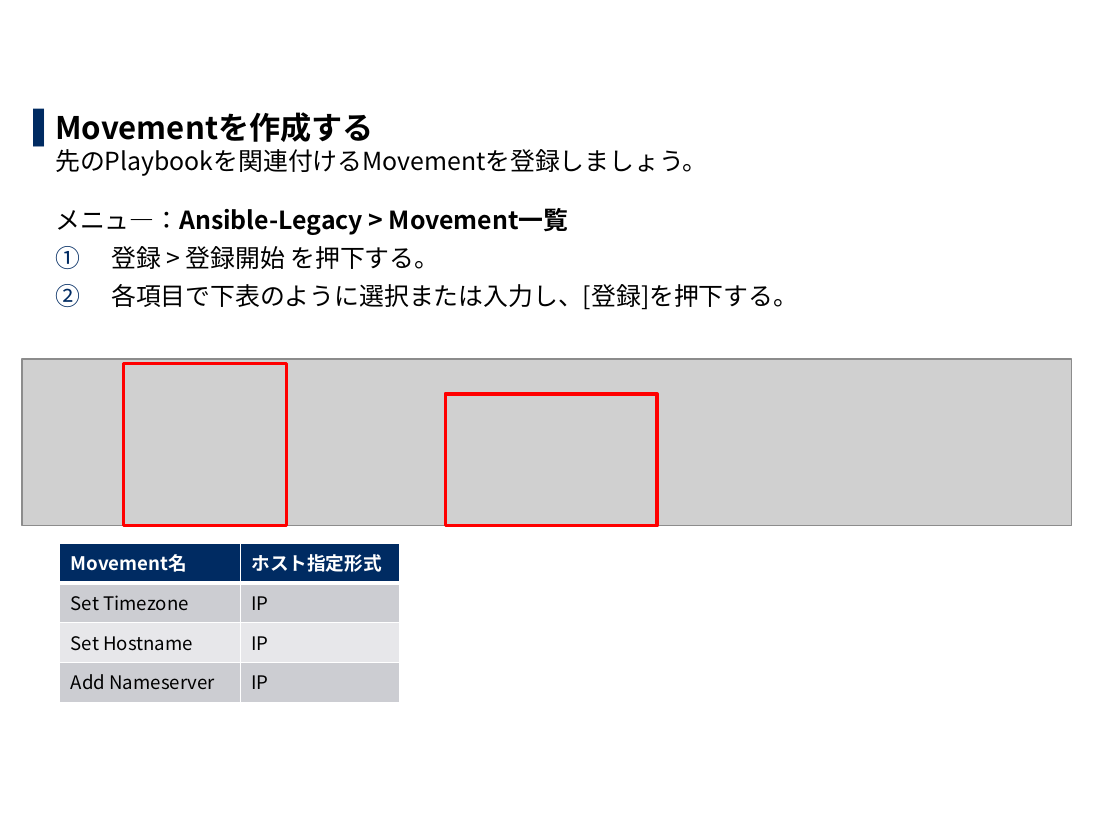
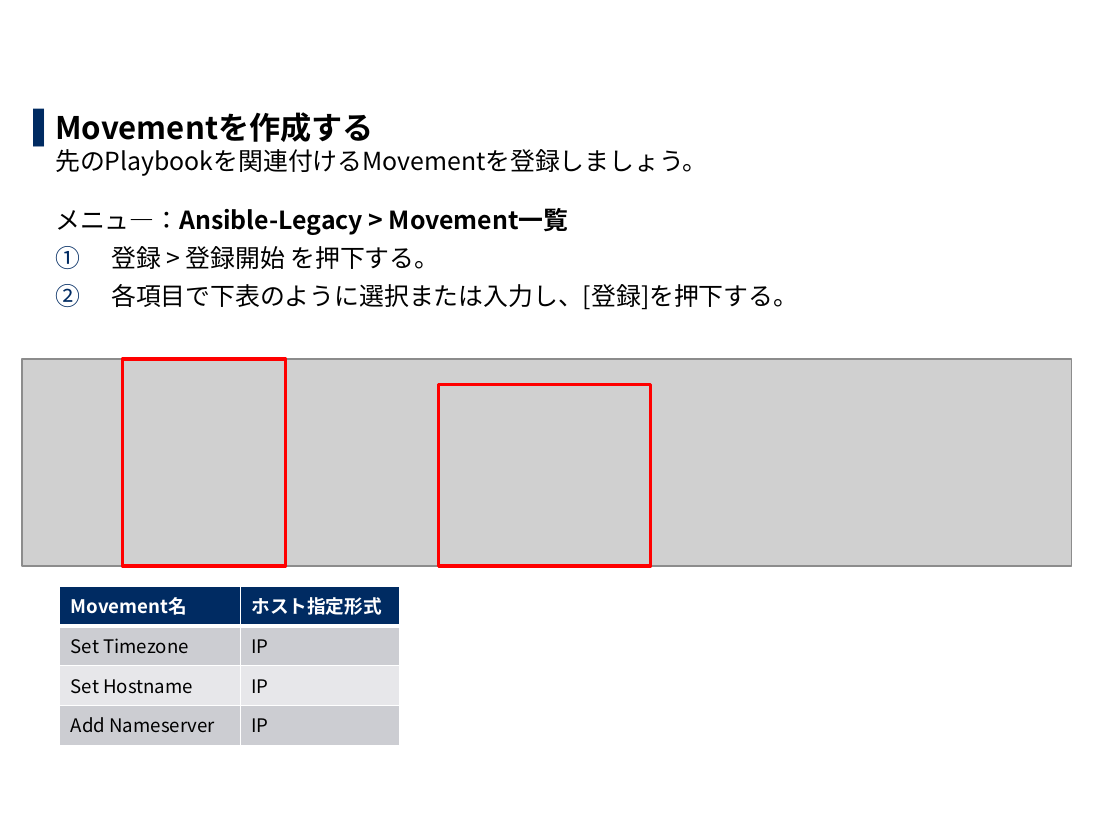
Before and after one commit to exastro-suite/it-automation-docs, a slide deck: slide 13 of asset/Learn_ja/ITA-hg-ps_practice_ja.pptx. Drawn at 1120x840 pixels with LibreOffice and Linux fonts; fonts in the diff are those of the drawing; grey boxes stand for pictures; background and template pictures are left out. Boxes give left, top, right and bottom in pixels: in the first picture for what was removed or moved away, otherwise in the second. Text is boxed around its words. In the diff, an @@ line names an element or a change of style, - is before the commit and + after.

```diff
--- a/asset/Learn_ja/ITA-hg-ps_practice_ja.pptx
+++ b/asset/Learn_ja/ITA-hg-ps_practice_ja.pptx
@@ picture: place and size @@
-picture at bbox=[22, 360, 1072, 526]
+picture at bbox=[22, 358, 1072, 566]
@@ rectangle: place and size @@
-rectangle at bbox=[123, 364, 286, 526]
+rectangle at bbox=[122, 358, 284, 566]
@@ rectangle: place and size @@
-rectangle at bbox=[446, 394, 657, 526]
+rectangle at bbox=[439, 385, 651, 567]
@@ table: place and size @@
-table at bbox=[59, 543, 399, 702]
+table at bbox=[59, 587, 399, 746]
```
Also in this commit, not shown: 13 other slides changed, 1 other file.
